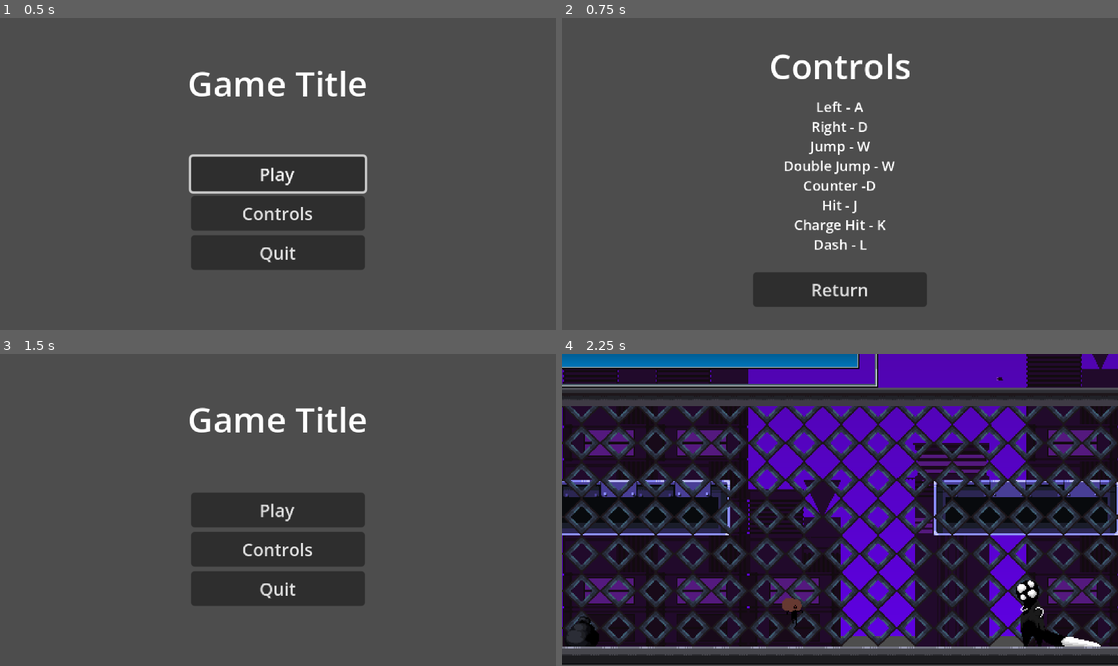
Above: before the commit, frames 1-4 (two rows, left to right).
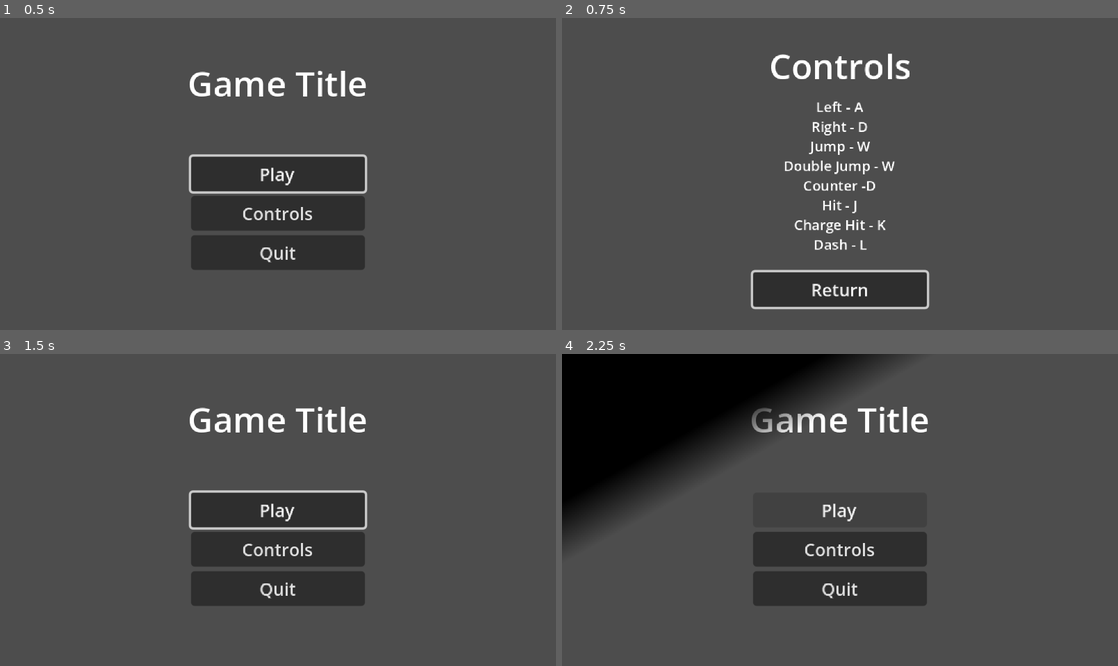
Above: after the commit, the same moments.

Repository: mateuslfelicio/DCC148-GameDev
Game: Godot game, scene res://Scenes/main_menu.tscn
Same seed, same stepped clock (60 frames per second), same inputs: the game is played once before the commit and once after it.
Inputs:
- Up to frame 1 (0.5 s): no input
- Up to frame 2 (0.75 s): click "Controls" at 0.5 s
- Up to frame 3 (1.5 s): click "Return" at 1.25 s
- Up to frame 4 (2.25 s): click "Play" at 2 s

Frame 1 is identical in both runs. In frame 2, 0.7% of the frame differs, in the area x 33-67%, y 80-94%; in frame 3, 0.7%; in frame 4, 90%, in the area x 0-100%, y 0-100%.
Error before the commit: Invalid access to property or key 'material' on a base object of type 'null instance'. (res://Scripts/transition.gd:7)

Commit message:
Ajustes no menu

Diff:
--- a/katana-1/Scripts/main_menu.gd
+++ b/katana-1/Scripts/main_menu.gd
@@ -15,8 +15,10 @@
 
 func _on_controls_pressed() -> void:
 	main_menu.hide()
+	$"../ControlsMenu/VBoxContainer/Return".grab_focus()
 	controls_menu.show()
 
 func _on_return_pressed() -> void:
 	main_menu.show()
+	$"../MenuScreen/VBoxContainer/Play".grab_focus()
 	controls_menu.hide()
--- a/katana-1/Scripts/pause_menu.gd
+++ b/katana-1/Scripts/pause_menu.gd
@@ -10,6 +10,7 @@
 
 func _unhandled_input(event: InputEvent) -> void:
 	if event.is_action_pressed("ui_cancel"):
+		global_position = get_viewport().get_camera_2d().get_screen_center_position() - size * 0.5
 		visible = !visible
 
 func _on_resume_pressed() -> void:
--- a/katana-1/project.godot
+++ b/katana-1/project.godot
@@ -18,7 +18,7 @@
 [autoload]
 
 SceneManager="*uid://ddhxgou41ft2"
-Transition="*uid://b156j24d2vqc8"
+Transition="*uid://dm0afdgxy7mj6"
 
 [display]
 
--- a/katana-1/scenes/game.tscn
+++ b/katana-1/scenes/game.tscn
@@ -1,16 +1,16 @@
 [gd_scene format=4 uid="uid://bf2bwudgqdykg"]
 
 [ext_resource type="Script" uid="uid://c7mg53ly4djtm" path="res://scripts/game.gd" id="1_v158k"]
-[ext_resource type="PackedScene" uid="uid://onox53h8bxxg" path="res://scenes/inimigo.tscn" id="2_1l0tm"]
-[ext_resource type="Texture2D" uid="uid://bs56y6464lm7l" path="res://assets/Background/Background/Base Color.png" id="3_h4fw4"]
-[ext_resource type="PackedScene" uid="uid://cd3wkidj46oku" path="res://scenes/boss_1.tscn" id="3_ldgsr"]
-[ext_resource type="Texture2D" uid="uid://5k0hyskx1jrd" path="res://assets/Background/Assets/Buildings.png" id="4_ldgsr"]
-[ext_resource type="Texture2D" uid="uid://d35wskfa03drt" path="res://assets/Background/Assets/Props-01.png" id="5_o5yvi"]
-[ext_resource type="Texture2D" uid="uid://b0datk50aexug" path="res://assets/Background/Assets/Tiles.png" id="6_rku1e"]
-[ext_resource type="Texture2D" uid="uid://dbj5nfvdyskpq" path="res://assets/Background/Background/Background Props.png" id="7_rfjv2"]
-[ext_resource type="Texture2D" uid="uid://b2iwydrh54m5r" path="res://assets/sans.png" id="8_h4fw4"]
-[ext_resource type="PackedScene" uid="uid://dr482wrero7wm" path="res://scenes/pause_menu.tscn" id="10_ldgsr"]
-[ext_resource type="PackedScene" uid="uid://bi4m0wwjwe1a4" path="res://scenes/player.tscn" id="10_vtaks"]
+[ext_resource type="PackedScene" uid="uid://onox53h8bxxg" path="res://Scenes/inimigo.tscn" id="2_1l0tm"]
+[ext_resource type="Texture2D" uid="uid://bs56y6464lm7l" path="res://Assets/Background/Background/Base Color.png" id="3_h4fw4"]
+[ext_resource type="PackedScene" uid="uid://cd3wkidj46oku" path="res://Scenes/boss_1.tscn" id="3_ldgsr"]
+[ext_resource type="Texture2D" uid="uid://5k0hyskx1jrd" path="res://Assets/Background/Assets/Buildings.png" id="4_ldgsr"]
+[ext_resource type="Texture2D" uid="uid://d35wskfa03drt" path="res://Assets/Background/Assets/Props-01.png" id="5_o5yvi"]
+[ext_resource type="Texture2D" uid="uid://b0datk50aexug" path="res://Assets/Background/Assets/Tiles.png" id="6_rku1e"]
+[ext_resource type="Texture2D" uid="uid://dbj5nfvdyskpq" path="res://Assets/Background/Background/Background Props.png" id="7_rfjv2"]
+[ext_resource type="Texture2D" uid="uid://b2iwydrh54m5r" path="res://Assets/sans.png" id="8_h4fw4"]
+[ext_resource type="PackedScene" uid="uid://dr482wrero7wm" path="res://Scenes/pause_menu.tscn" id="10_ldgsr"]
+[ext_resource type="PackedScene" uid="uid://ceme2yuxdc245" path="res://scenes/player.tscn" id="10_vtaks"]
 
 [sub_resource type="TileSetAtlasSource" id="TileSetAtlasSource_f0urt"]
 texture = ExtResource("4_ldgsr")
--- a/katana-1/scenes/hud.tscn
+++ b/katana-1/scenes/hud.tscn
@@ -1,6 +1,6 @@
-[gd_scene load_steps=6 format=3]
+[gd_scene format=3 uid="uid://ykas2jabk6gm"]
 
-[ext_resource type="Script" path="res://scripts/hud.gd" id="1_script"]
+[ext_resource type="Script" uid="uid://bllb7gscx3cet" path="res://scripts/hud.gd" id="1_script"]
 
 [sub_resource type="StyleBoxFlat" id="bar_bg"]
 bg_color = Color(0.08, 0.07, 0.07, 0.85)
@@ -13,18 +13,18 @@
 [sub_resource type="StyleBoxFlat" id="player_fill"]
 bg_color = Color(0.45, 0.8, 0.4, 1)
 
-[sub_resource type="StyleBoxFlat" id="boss_fill"]
-bg_color = Color(0.8, 0.2, 0.18, 1)
-
 [sub_resource type="LabelSettings" id="label"]
 font_size = 8
 outline_size = 2
 outline_color = Color(0, 0, 0, 1)
 
-[node name="HUD" type="CanvasLayer"]
+[sub_resource type="StyleBoxFlat" id="boss_fill"]
+bg_color = Color(0.8, 0.2, 0.18, 1)
+
+[node name="HUD" type="CanvasLayer" unique_id=252084998]
 script = ExtResource("1_script")
 
-[node name="PlayerBar" type="ProgressBar" parent="."]
+[node name="PlayerBar" type="ProgressBar" parent="." unique_id=1526447851]
 offset_left = 8.0
 offset_top = 8.0
 offset_right = 88.0
@@ -36,7 +36,7 @@
 value = 5.0
 show_percentage = false
 
-[node name="BossName" type="Label" parent="."]
+[node name="BossName" type="Label" parent="." unique_id=1815380472]
 anchors_preset = 7
 anchor_left = 0.5
 anchor_top = 1.0
@@ -50,7 +50,7 @@
 label_settings = SubResource("label")
 horizontal_alignment = 1
 
-[node name="BossBar" type="ProgressBar" parent="."]
+[node name="BossBar" type="ProgressBar" parent="." unique_id=336453855]
 anchors_preset = 7
 anchor_left = 0.5
 anchor_top = 1.0
@@ -67,7 +67,7 @@
 value = 40.0
 show_percentage = false
 
-[node name="Message" type="Label" parent="."]
+[node name="Message" type="Label" parent="." unique_id=2118174021]
 anchors_preset = 8
 anchor_left = 0.5
 anchor_top = 0.5
--- a/katana-1/scenes/main.tscn
+++ b/katana-1/scenes/main.tscn
@@ -1,8 +1,8 @@
 [gd_scene format=3 uid="uid://jhohn25opng6"]
 
-[ext_resource type="PackedScene" path="res://scenes/player.tscn" id="1_player"]
-[ext_resource type="PackedScene" uid="uid://oh8shsvf4ufe" path="res://scenes/boss.tscn" id="2_boss"]
-[ext_resource type="PackedScene" path="res://scenes/hud.tscn" id="3_hud"]
+[ext_resource type="PackedScene" uid="uid://ceme2yuxdc245" path="res://scenes/player.tscn" id="1_player"]
+[ext_resource type="PackedScene" uid="uid://oh8shsvf4ufe" path="res://Scenes/boss.tscn" id="2_boss"]
+[ext_resource type="PackedScene" uid="uid://ykas2jabk6gm" path="res://scenes/hud.tscn" id="3_hud"]
 
 [sub_resource type="RectangleShape2D" id="ground_shape"]
 size = Vector2(4000, 400)
--- a/katana-1/scenes/player.tscn
+++ b/katana-1/scenes/player.tscn
@@ -1,7 +1,7 @@
-[gd_scene format=3 uid="uid://bi4m0wwjwe1a4"]
+[gd_scene format=3 uid="uid://ceme2yuxdc245"]
 
 [ext_resource type="Script" uid="uid://c8boobnwj2y60" path="res://scripts/player.gd" id="1_script"]
-[ext_resource type="SpriteFrames" uid="uid://dl0nnpnacqifq" path="res://scenes/player_frames.tres" id="2_frames"]
+[ext_resource type="SpriteFrames" uid="uid://dl0nnpnacqifq" path="res://Scenes/player_frames.tres" id="2_frames"]
 [ext_resource type="Script" uid="uid://cbcq2fs3e6td7" path="res://scripts/hitbox_debug.gd" id="3_debug"]
 [ext_resource type="Script" uid="uid://cyn6ubwuwr4gl" path="res://scripts/hurtbox.gd" id="4_hurtbox"]
 [ext_resource type="Script" uid="uid://cucxgqqf3si0e" path="res://scripts/hitbox.gd" id="5_hitbox"]
--- a/katana-1/scenes/player_frames.tres
+++ b/katana-1/scenes/player_frames.tres
@@ -1,19 +1,19 @@
 [gd_resource type="SpriteFrames" format=3 uid="uid://dl0nnpnacqifq"]
 
-[ext_resource type="Texture2D" uid="uid://de502xidd0rwy" path="res://assets/Background/Assets/vagabond/sprites/vagabond-air_dash.png" id="1_rf2y3"]
-[ext_resource type="Texture2D" uid="uid://y0baikue1pfs" path="res://assets/Background/Assets/vagabond/sprites/vagabond-attack.png" id="2_jon6w"]
-[ext_resource type="Texture2D" uid="uid://b5gfwcodi4per" path="res://assets/Background/Assets/vagabond/sprites/vagabond-block.png" id="3_7hyqm"]
-[ext_resource type="Texture2D" uid="uid://bsniq2ye6yaxg" path="res://assets/Background/Assets/vagabond/sprites/vagabond-dash.png" id="4_o436q"]
-[ext_resource type="Texture2D" uid="uid://bx7o1pvnequjq" path="res://assets/Background/Assets/vagabond/sprites/vagabond-death.png" id="5_8f3if"]
-[ext_resource type="Texture2D" uid="uid://dmf0iul1hv5do" path="res://assets/Background/Assets/vagabond/sprites/vagabond-jump.png" id="6_fa6d4"]
-[ext_resource type="Texture2D" uid="uid://do5ev26opvd30" path="res://assets/Background/Assets/vagabond/sprites/vagabond-heavy_attack.png" id="7_jtp0n"]
-[ext_resource type="Texture2D" uid="uid://bsv1s0ba0kdma" path="res://assets/Background/Assets/vagabond/sprites/vagabond-idle.png" id="8_0lh8p"]
-[ext_resource type="Texture2D" uid="uid://lrf1ruwhttvy" path="res://assets/Background/Assets/vagabond/sprites/vagabond-jump_attack.png" id="9_qgk35"]
-[ext_resource type="Texture2D" uid="uid://cbtv0kph3mf4f" path="res://assets/Background/Assets/vagabond/sprites/vagabond-jump_flip.png" id="10_8ayx5"]
-[ext_resource type="Texture2D" uid="uid://2x2mkwogicm8" path="res://assets/Background/Assets/vagabond/sprites/vagabond-knockback.png" id="11_n1ps1"]
-[ext_resource type="Texture2D" uid="uid://16av8cpyc5a6" path="res://assets/Background/Assets/vagabond/sprites/vagabond-land.png" id="12_kgkl1"]
-[ext_resource type="Texture2D" uid="uid://ceowkyt673bc5" path="res://assets/Background/Assets/vagabond/sprites/vagabond-run.png" id="13_q7ppx"]
-[ext_resource type="Texture2D" uid="uid://ba21dcw12l4c3" path="res://assets/Background/Assets/vagabond/sprites/vagabond-run_end.png" id="14_oypa0"]
+[ext_resource type="Texture2D" uid="uid://de502xidd0rwy" path="res://Assets/Background/Assets/vagabond/sprites/vagabond-air_dash.png" id="1_rf2y3"]
+[ext_resource type="Texture2D" uid="uid://y0baikue1pfs" path="res://Assets/Background/Assets/vagabond/sprites/vagabond-attack.png" id="2_jon6w"]
+[ext_resource type="Texture2D" uid="uid://b5gfwcodi4per" path="res://Assets/Background/Assets/vagabond/sprites/vagabond-block.png" id="3_7hyqm"]
+[ext_resource type="Texture2D" uid="uid://bsniq2ye6yaxg" path="res://Assets/Background/Assets/vagabond/sprites/vagabond-dash.png" id="4_o436q"]
+[ext_resource type="Texture2D" uid="uid://bx7o1pvnequjq" path="res://Assets/Background/Assets/vagabond/sprites/vagabond-death.png" id="5_8f3if"]
+[ext_resource type="Texture2D" uid="uid://dmf0iul1hv5do" path="res://Assets/Background/Assets/vagabond/sprites/vagabond-jump.png" id="6_fa6d4"]
+[ext_resource type="Texture2D" uid="uid://do5ev26opvd30" path="res://Assets/Background/Assets/vagabond/sprites/vagabond-heavy_attack.png" id="7_jtp0n"]
+[ext_resource type="Texture2D" uid="uid://bsv1s0ba0kdma" path="res://Assets/Background/Assets/vagabond/sprites/vagabond-idle.png" id="8_0lh8p"]
+[ext_resource type="Texture2D" uid="uid://lrf1ruwhttvy" path="res://Assets/Background/Assets/vagabond/sprites/vagabond-jump_attack.png" id="9_qgk35"]
+[ext_resource type="Texture2D" uid="uid://cbtv0kph3mf4f" path="res://Assets/Background/Assets/vagabond/sprites/vagabond-jump_flip.png" id="10_8ayx5"]
+[ext_resource type="Texture2D" uid="uid://2x2mkwogicm8" path="res://Assets/Background/Assets/vagabond/sprites/vagabond-knockback.png" id="11_n1ps1"]
+[ext_resource type="Texture2D" uid="uid://16av8cpyc5a6" path="res://Assets/Background/Assets/vagabond/sprites/vagabond-land.png" id="12_kgkl1"]
+[ext_resource type="Texture2D" uid="uid://ceowkyt673bc5" path="res://Assets/Background/Assets/vagabond/sprites/vagabond-run.png" id="13_q7ppx"]
+[ext_resource type="Texture2D" uid="uid://ba21dcw12l4c3" path="res://Assets/Background/Assets/vagabond/sprites/vagabond-run_end.png" id="14_oypa0"]
 
 [sub_resource type="AtlasTexture" id="air_dash_0"]
 atlas = ExtResource("1_rf2y3")
Not shown, changed: katana-1/assets/Background/Assets/Buildings.png.import
Not shown, changed: katana-1/assets/Background/Assets/Props-01.png.import
Not shown, changed: katana-1/assets/Background/Assets/Tiles.png.import
Not shown, changed: katana-1/assets/Background/Assets/vagabond/sprites/vagabond-air_dash.png.import
Not shown, changed: katana-1/assets/Background/Assets/vagabond/sprites/vagabond-attack.png.import
Not shown, changed: katana-1/assets/Background/Assets/vagabond/sprites/vagabond-block.png.import
Not shown, changed: katana-1/assets/Background/Assets/vagabond/sprites/vagabond-dash.png.import
Not shown, changed: katana-1/assets/Background/Assets/vagabond/sprites/vagabond-death.png.import
Not shown, changed: katana-1/assets/Background/Assets/vagabond/sprites/vagabond-heavy_attack.png.import
Not shown, changed: katana-1/assets/Background/Assets/vagabond/sprites/vagabond-idle.png.import
Not shown, changed: katana-1/assets/Background/Assets/vagabond/sprites/vagabond-jump.png.import
Not shown, changed: katana-1/assets/Background/Assets/vagabond/sprites/vagabond-jump_attack.png.import
(and 48 more such lines)
